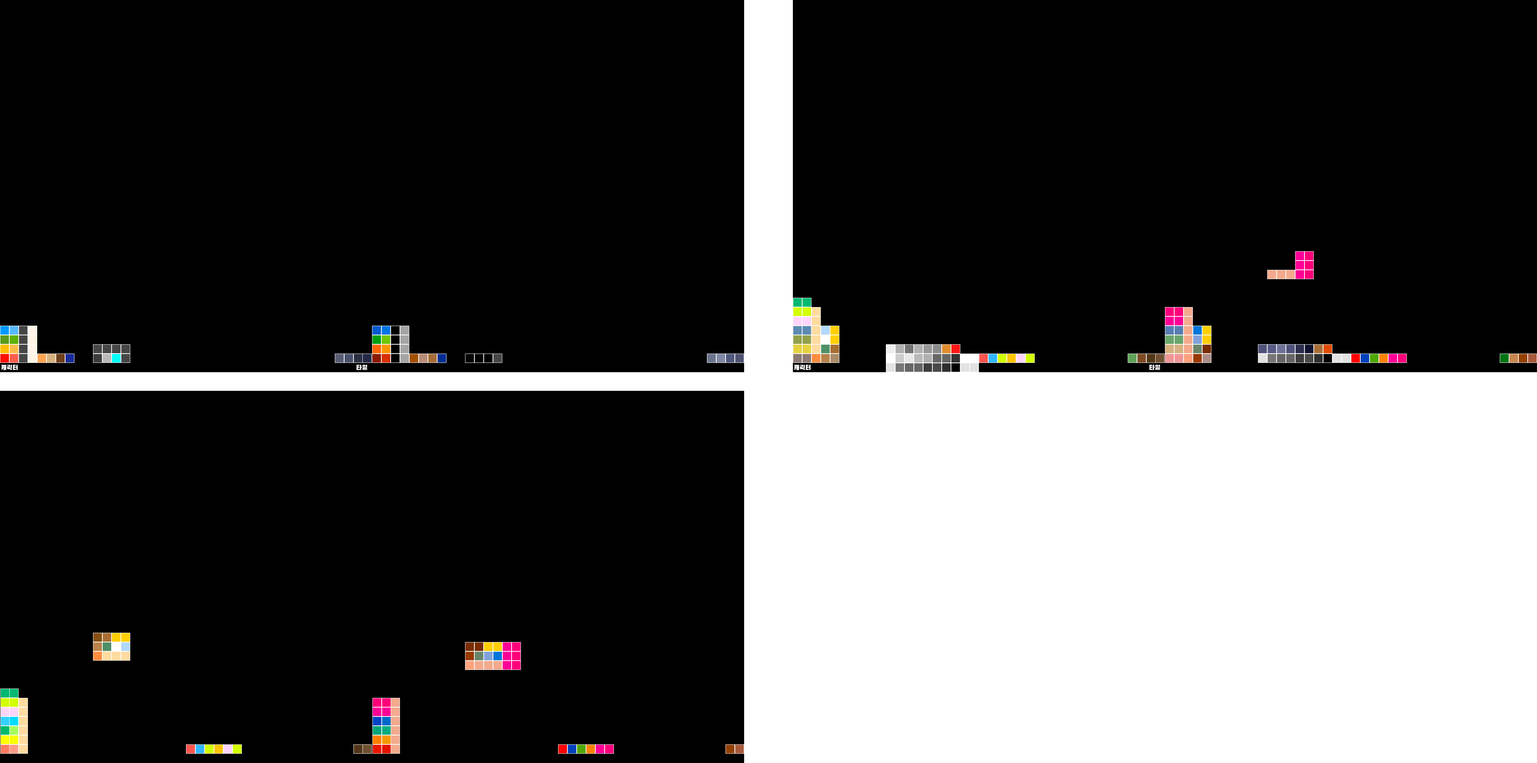
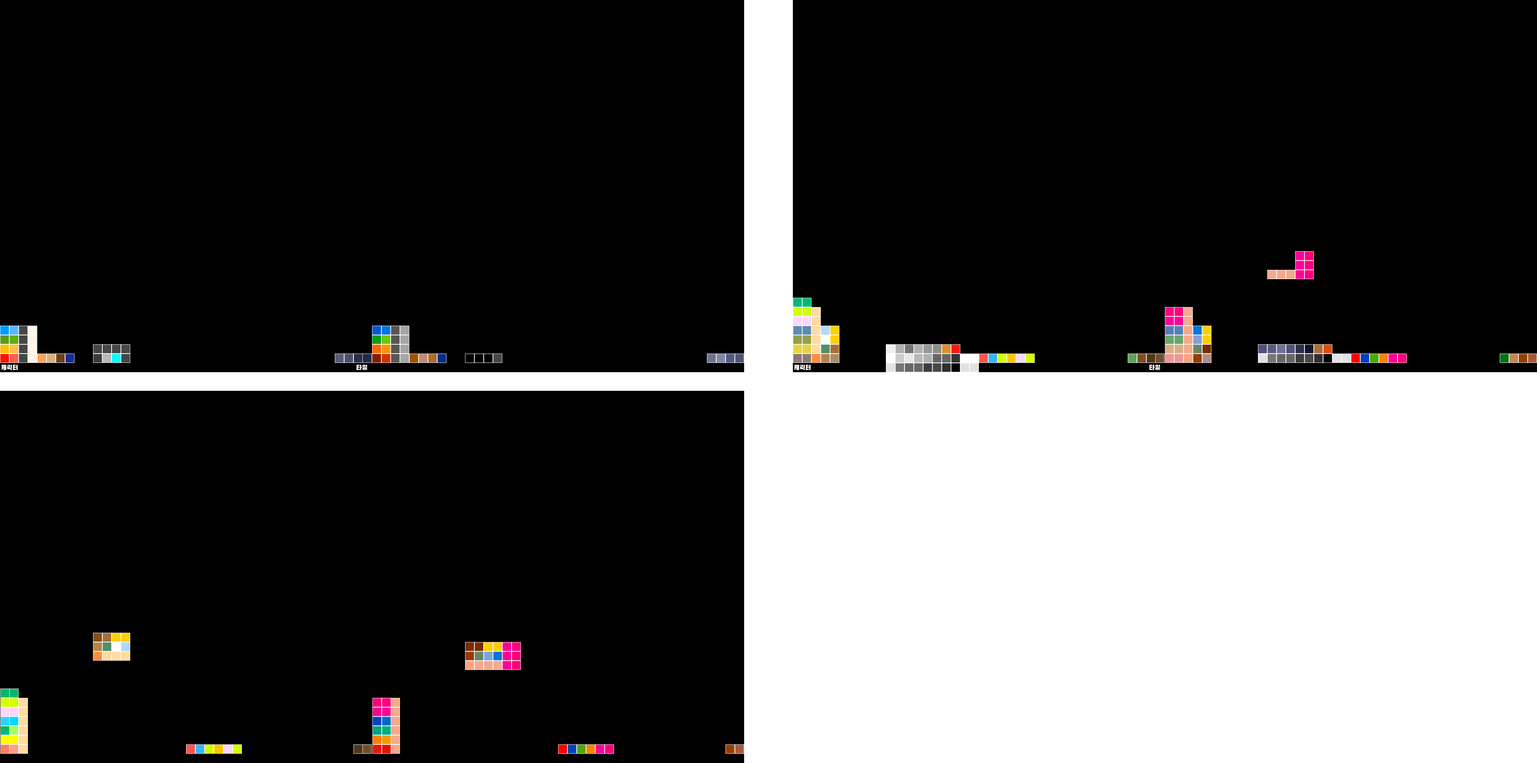
Two versions of the same layered image (1537 x 763). Layer-by-layer changes:
painted on "사각형 1 copy 17" (2nd of 4, in "Block-EM") over [391, 325, 400, 335]
painted on "사각형 1 copy 17" (4th of 4, in "Block-EM") over [391, 335, 400, 344]
painted on "사각형 1 copy 16" (2nd of 2, in "Block-EM") over [391, 344, 400, 354]
painted on "사각형 1 copy 4" (2nd of 2, in "Block-EM") over [391, 353, 400, 363]
